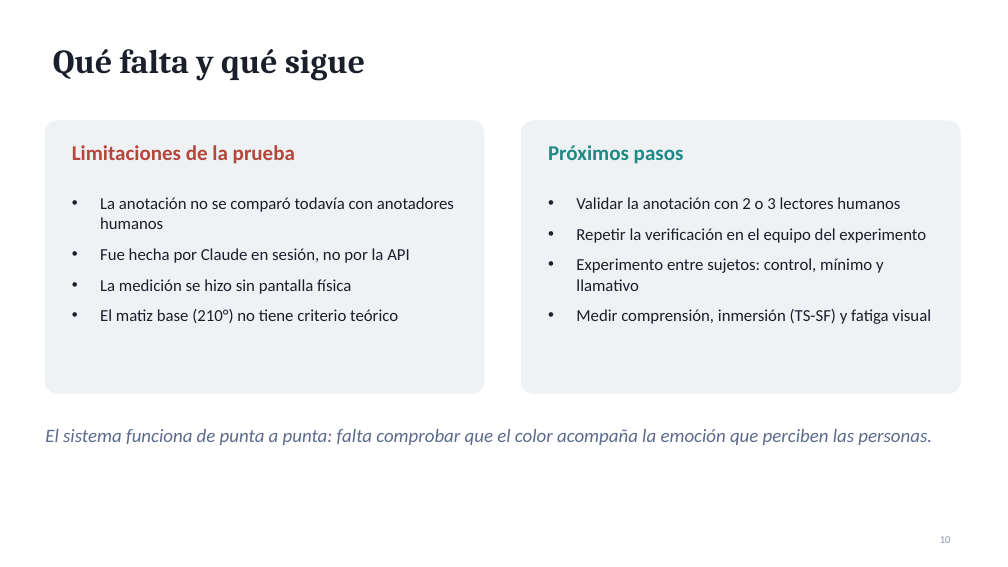
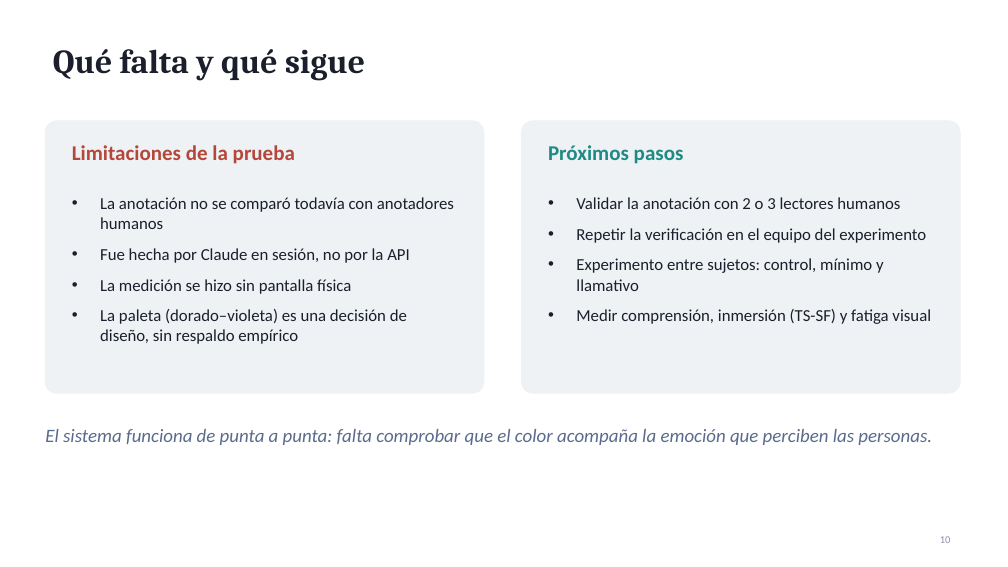
Before and after one commit to bernarditarobles/Prototipo-audiolibro, a slide deck: slide 10 of presentacion/POC_ambientacion_audiolibros.pptx. Drawn at 1008x567 pixels with LibreOffice and Linux fonts; fonts in the diff are those of the drawing. Boxes give left, top, right and bottom in pixels: in the first picture for what was removed or moved away, otherwise in the second. Text is boxed around its words. In the diff, an @@ line names an element or a change of style, - is before the commit and + after.

```diff
--- a/presentacion/POC_ambientacion_audiolibros.pptx
+++ b/presentacion/POC_ambientacion_audiolibros.pptx
@@ text at [100,309,407,344]: text changed @@
-• El matiz base (210°) no tiene criterio teórico
+• La paleta (dorado–violeta) es una decisión de diseño, sin respaldo empírico
```
Also in this commit, not shown: 5 other slides changed, 13 other files.
